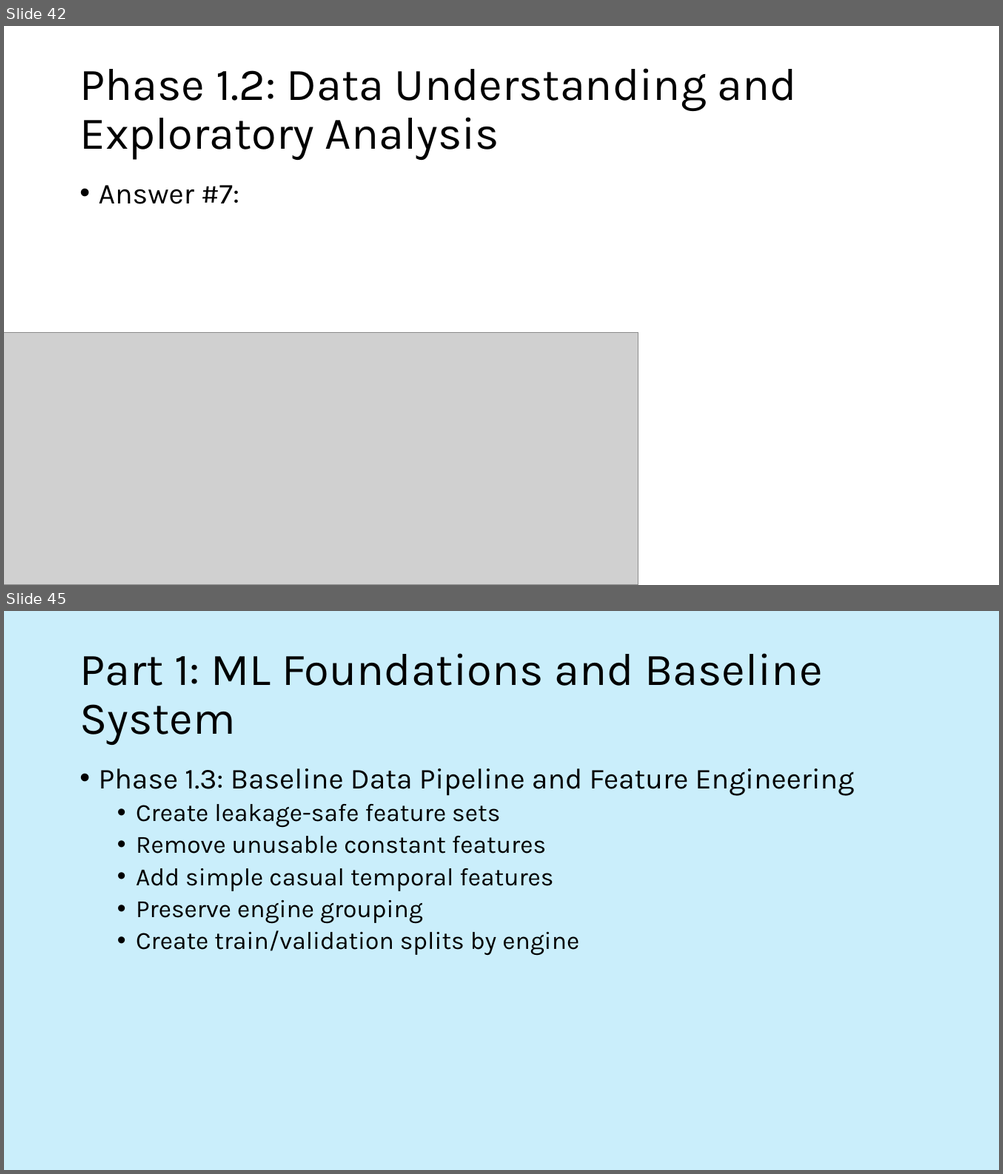
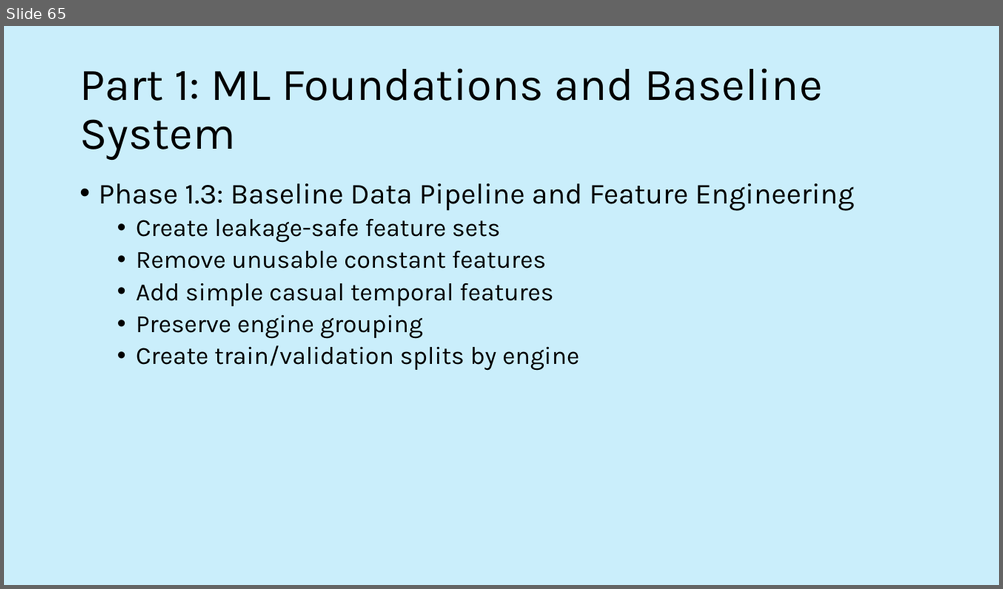
Before and after one commit to stuart-spackman/ml-predictive-maintenance-mlops, a slide deck: documents/active_recall.pptx. Shown one above the other, each under a label of ours: slides 42 and 45 before the commit, slide 65 after it; the slides between them are not shown. The pictures are 1003x1174 and 1003x589 pixels, drawn with LibreOffice and Linux fonts; fonts in the diff are those of the drawing; grey boxes stand for pictures. Boxes give left, top, right and bottom in pixels: in the first picture for what was removed or moved away, otherwise in the second. Text is boxed around its words. In the diff, an @@ line names an element or a change of style, - is before the commit and + after.

```diff
--- a/documents/active_recall.pptx
+++ b/documents/active_recall.pptx
@@ slide 42 removed at (4,26,999,585), background #FFFFFF @@
@@ title removed at (79,68,796,160) @@
-Phase 1.2: Data Understanding and Exploratory Analysis
@@ text removed at (99,185,239,204) @@
-• Answer #7:
@@ picture removed at (4,332,638,585) @@
@@ what was slide 45 is now slide 65 @@
```
Also in this commit, not shown: 37 slides changed, 37 slides added, 2 other slides removed, 14 other files.
